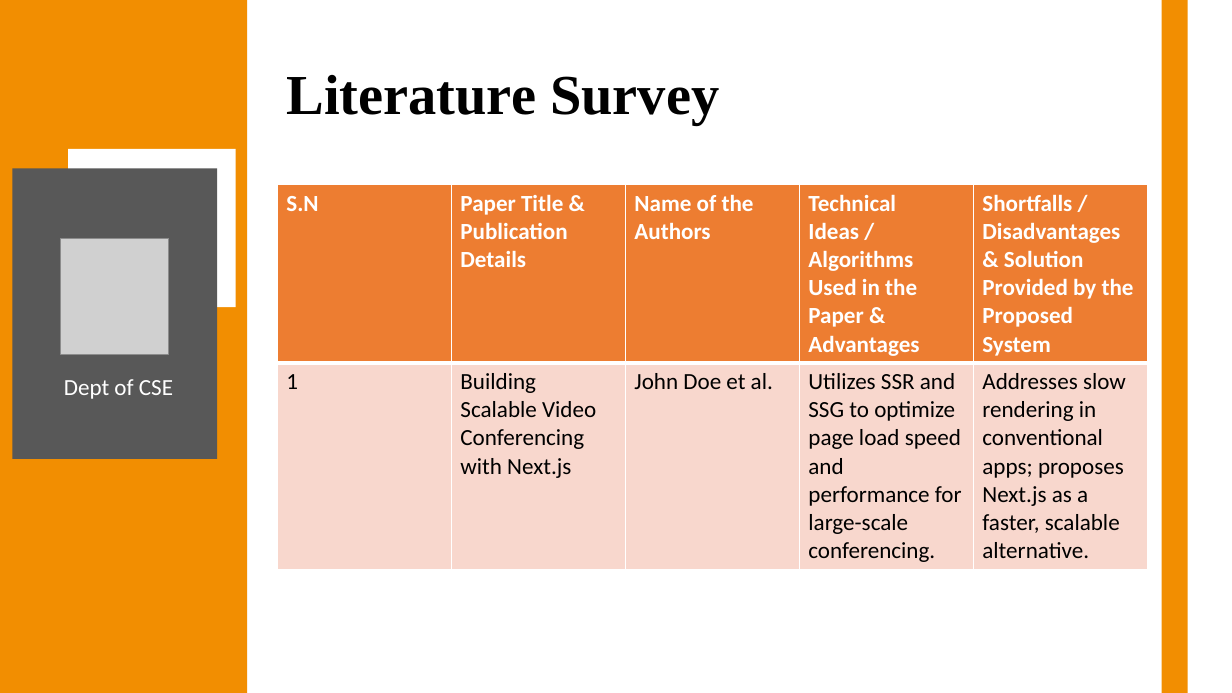
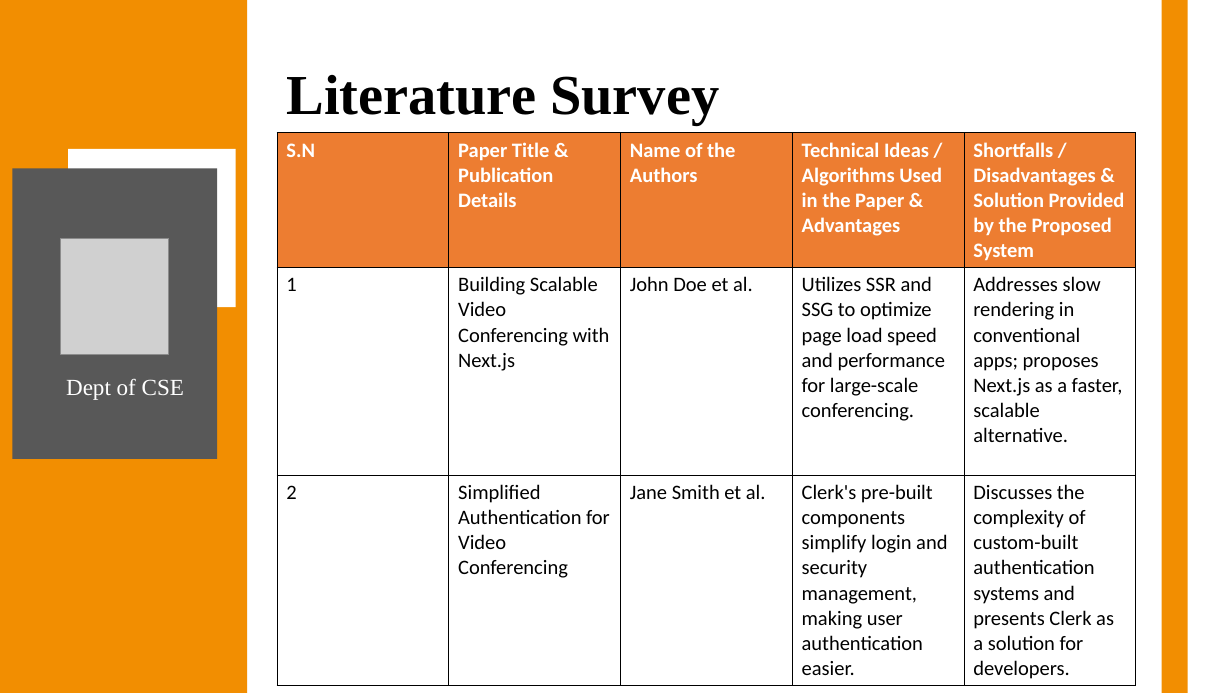
Before and after one commit to Anish202020/7th-Semester, a slide deck: slide 4 of Report & PPT/Project Work/Ppt/Callify Synopsis.pptx. Drawn at 1232x693 pixels with LibreOffice and Linux fonts; fonts in the diff are those of the drawing; grey boxes stand for pictures. Boxes give left, top, right and bottom in pixels: in the first picture for what was removed or moved away, otherwise in the second. Text is boxed around its words. In the diff, an @@ line names an element or a change of style, - is before the commit and + after.

```diff
--- a/Report & PPT/Project Work/Ppt/Callify Synopsis.pptx
+++ b/Report & PPT/Project Work/Ppt/Callify Synopsis.pptx
@@ table at [277, 133, 1137, 683] @@
+row 3: 2 | Simplified Authentication for Video Conferencing | Jane Smith et al. | Clerk's pre-built components simplify login and security management, making user authentication easier. | Discusses the complexity of custom-built authentication systems and presents Clerk as a solution for developers.
@@ table: place and size @@
-table at [277, 185, 1146, 566]
+table at [277, 133, 1137, 683]
@@ text "Dept of CSE" at [66, 379, 184, 400]: font Calibri to Times New Roman @@
```
Also in this commit, not shown: 13 other slides changed, 5 slides removed.
